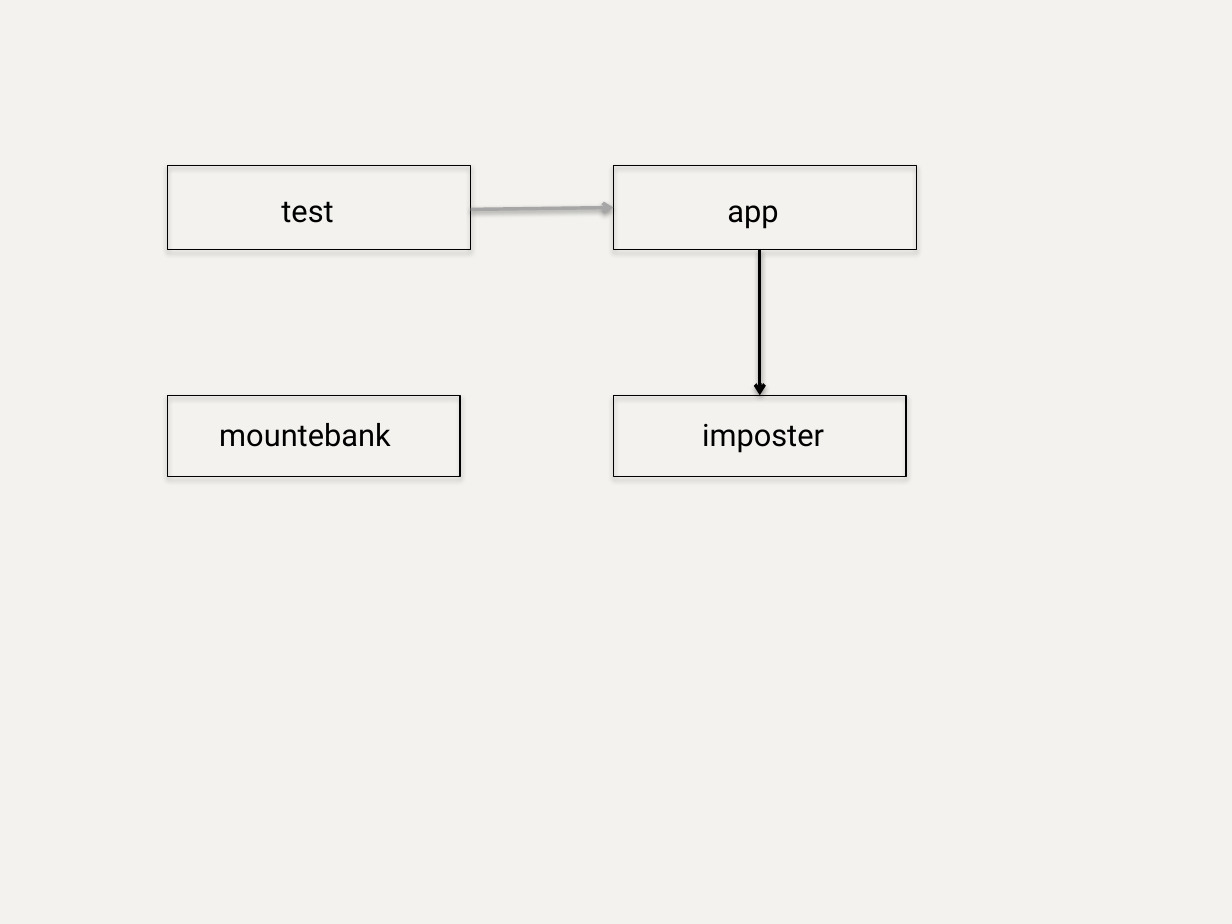
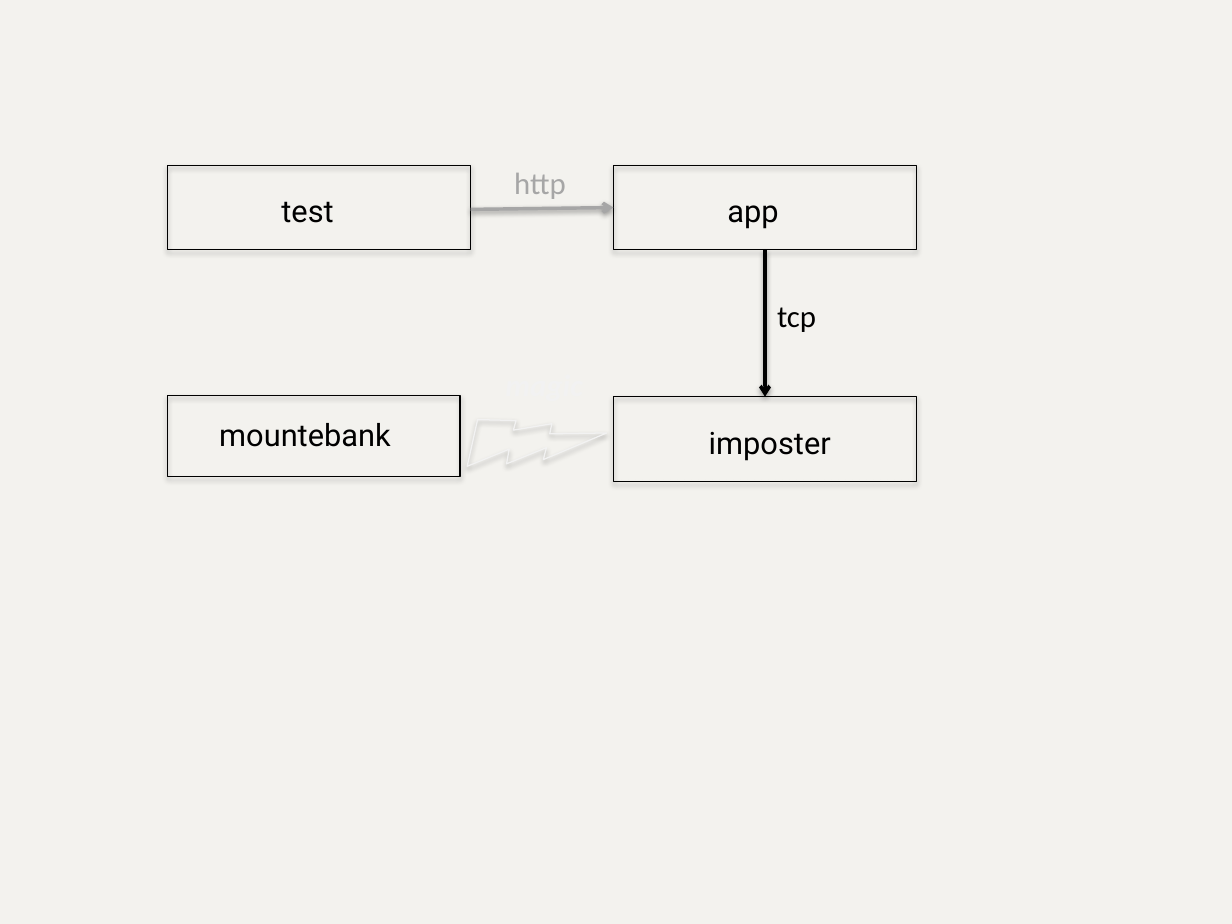
Before and after one commit to bbyars/mountebank, a slide deck: slide 5 of src/public/images/sources/sources.pptx. Drawn at 1232x924 pixels with LibreOffice and Linux fonts; fonts in the diff are those of the drawing. Boxes give left, top, right and bottom in pixels: in the first picture for what was removed or moved away, otherwise in the second. Text is boxed around its words. In the diff, an @@ line names an element or a change of style, - is before the commit and + after.

```diff
--- a/src/public/images/sources/sources.pptx
+++ b/src/public/images/sources/sources.pptx
@@ text added at (514,173,566,199), 18 pt, text #A6A6A6 @@
+http
@@ arrow moved from (760, 250) - (760, 395) to (765, 250) - (765, 397) @@
@@ text added at (777,307,816,332), 18 pt, text #000000 @@
+tcp
@@ lightning bolt added at (451,366,606,521), outline #F2F2F2 0.75 pt @@
@@ rectangle: place and size @@
-rectangle at (614,395,907,477)
+rectangle at (614,397,917,482)
@@ text "imposter": place and size @@
-text "imposter" at (702,424,824,453)
+text "imposter" at (709,432,831,461)
```
Also in this commit, not shown: 9 other slides changed, 2 slides added.
